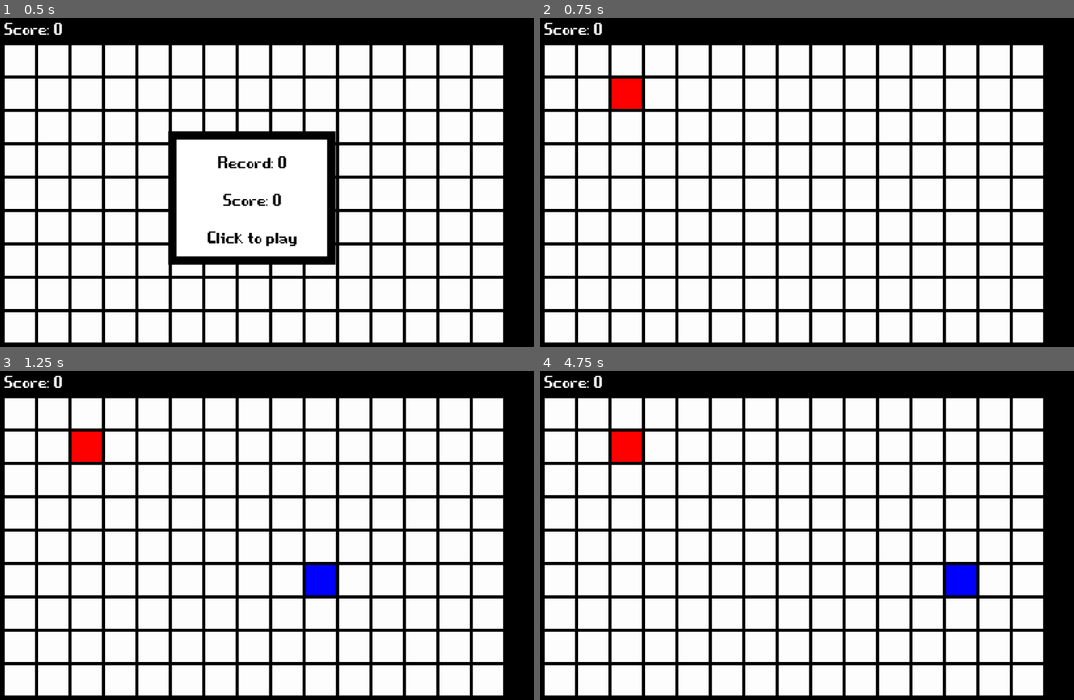
Above: before the commit, frames 1-4 (two rows, left to right).
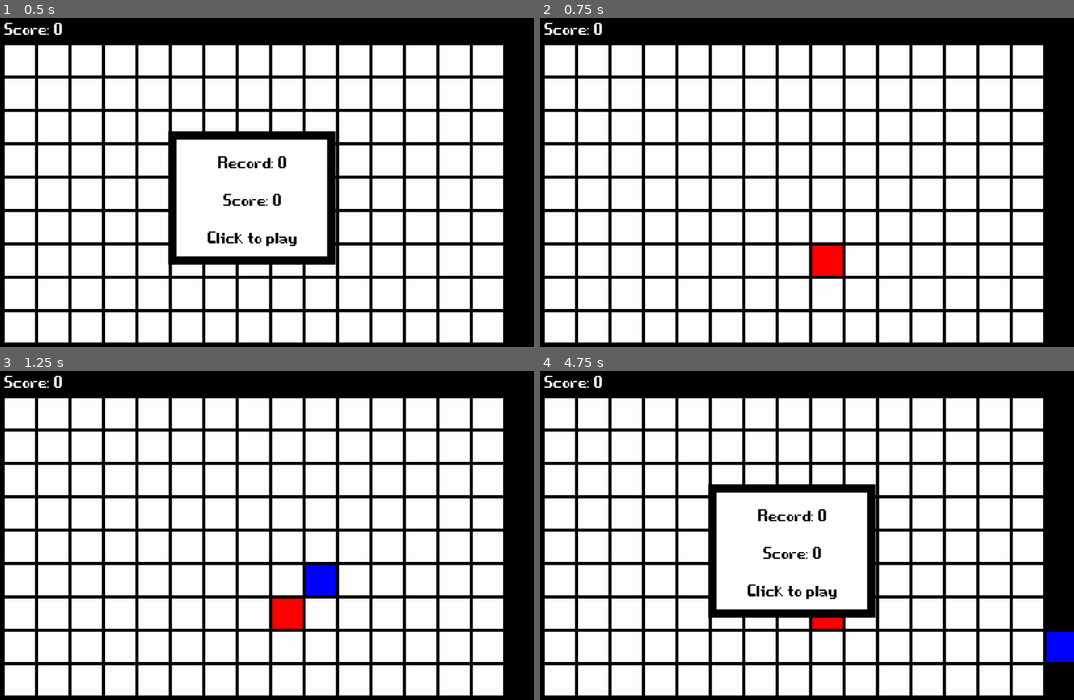
Above: after the commit, the same moments.

Repository: dqdthanhthanh/snake_pixel_game
Game: Godot game, scene res://scene/main_game.tscn
Two runs of this game, one before a commit and one after it. Both use one fixed random seed, a clock stepped at 60 frames per second and the inputs below. Before the commit the project starts from res://main_game.tscn.
Inputs:
- Up to frame 1 (0.5 s): no input
- Up to frame 2 (0.75 s): click "Record: 0" at 0.5 s
- Up to frame 3 (1.25 s): no input
- Up to frame 4 (4.75 s): tap Enter at 1.25 s; hold Right (ui_right) 1.28-2.03 s; hold Down (ui_down) 2.03-2.78 s; hold Right (ui_right) 2.78-3.53 s; hold Up (ui_up) 3.53-4.28 s; hold Left (ui_left) from 4.28 s (still down)

Frame 1 is identical in both runs. In frame 2, 1.1% of the frame differs, in the area x 13-57%, y 18-79%; in frame 3, 1.1%; in frame 4, 6.9%, in the area x 13-100%, y 18-89%.
Error before the commit: Parse Error: Class "Data" hides a global script class. (res://data.gd:1)

Commit message:
add sound effect, add folder

Diff:
--- a/project.godot
+++ b/project.godot
@@ -11,7 +11,7 @@
 [application]
 
 config/name="Snake Game"
-run/main_scene="res://main_game.tscn"
+run/main_scene="res://scene/main_game.tscn"
 config/features=PackedStringArray("4.2", "Mobile")
 config/icon="res://snake_pixel_game_icon.png"
 
@@ -22,6 +22,41 @@
 window/stretch/mode="viewport"
 window/handheld/orientation=4
 
+[input]
+
+ui_left={
+"deadzone": 0.5,
+"events": [Object(InputEventKey,"resource_local_to_scene":false,"resource_name":"","device":0,"window_id":0,"alt_pressed":false,"shift_pressed":false,"ctrl_pressed":false,"meta_pressed":false,"pressed":false,"keycode":4194319,"physical_keycode":0,"key_label":0,"unicode":0,"echo":false,"script":null)
+, Object(InputEventJoypadButton,"resource_local_to_scene":false,"resource_name":"","device":0,"button_index":13,"pressure":0.0,"pressed":false,"script":null)
+, Object(InputEventJoypadMotion,"resource_local_to_scene":false,"resource_name":"","device":0,"axis":0,"axis_value":-1.0,"script":null)
+, Object(InputEventKey,"resource_local_to_scene":false,"resource_name":"","device":-1,"window_id":0,"alt_pressed":false,"shift_pressed":false,"ctrl_pressed":false,"meta_pressed":false,"pressed":false,"keycode":0,"physical_keycode":65,"key_label":0,"unicode":97,"echo":false,"script":null)
+]
+}
+ui_right={
+"deadzone": 0.5,
+"events": [Object(InputEventKey,"resource_local_to_scene":false,"resource_name":"","device":0,"window_id":0,"alt_pressed":false,"shift_pressed":false,"ctrl_pressed":false,"meta_pressed":false,"pressed":false,"keycode":4194321,"physical_keycode":0,"key_label":0,"unicode":0,"echo":false,"script":null)
+, Object(InputEventJoypadButton,"resource_local_to_scene":false,"resource_name":"","device":0,"button_index":14,"pressure":0.0,"pressed":false,"script":null)
+, Object(InputEventJoypadMotion,"resource_local_to_scene":false,"resource_name":"","device":0,"axis":0,"axis_value":1.0,"script":null)
+, Object(InputEventKey,"resource_local_to_scene":false,"resource_name":"","device":-1,"window_id":0,"alt_pressed":false,"shift_pressed":false,"ctrl_pressed":false,"meta_pressed":false,"pressed":false,"keycode":0,"physical_keycode":68,"key_label":0,"unicode":100,"echo":false,"script":null)
+]
+}
+ui_up={
+"deadzone": 0.5,
+"events": [Object(InputEventKey,"resource_local_to_scene":false,"resource_name":"","device":0,"window_id":0,"alt_pressed":false,"shift_pressed":false,"ctrl_pressed":false,"meta_pressed":false,"pressed":false,"keycode":4194320,"physical_keycode":0,"key_label":0,"unicode":0,"echo":false,"script":null)
+, Object(InputEventJoypadButton,"resource_local_to_scene":false,"resource_name":"","device":0,"button_index":11,"pressure":0.0,"pressed":false,"script":null)
+, Object(InputEventJoypadMotion,"resource_local_to_scene":false,"resource_name":"","device":0,"axis":1,"axis_value":-1.0,"script":null)
+, Object(InputEventKey,"resource_local_to_scene":false,"resource_name":"","device":-1,"window_id":0,"alt_pressed":false,"shift_pressed":false,"ctrl_pressed":false,"meta_pressed":false,"pressed":false,"keycode":0,"physical_keycode":87,"key_label":0,"unicode":119,"echo":false,"script":null)
+]
+}
+ui_down={
+"deadzone": 0.5,
+"events": [Object(InputEventKey,"resource_local_to_scene":false,"resource_name":"","device":0,"window_id":0,"alt_pressed":false,"shift_pressed":false,"ctrl_pressed":false,"meta_pressed":false,"pressed":false,"keycode":4194322,"physical_keycode":0,"key_label":0,"unicode":0,"echo":false,"script":null)
+, Object(InputEventJoypadButton,"resource_local_to_scene":false,"resource_name":"","device":0,"button_index":12,"pressure":0.0,"pressed":false,"script":null)
+, Object(InputEventJoypadMotion,"resource_local_to_scene":false,"resource_name":"","device":0,"axis":1,"axis_value":1.0,"script":null)
+, Object(InputEventKey,"resource_local_to_scene":false,"resource_name":"","device":-1,"window_id":0,"alt_pressed":false,"shift_pressed":false,"ctrl_pressed":false,"meta_pressed":false,"pressed":false,"keycode":0,"physical_keycode":83,"key_label":0,"unicode":115,"echo":false,"script":null)
+]
+}
+
 [rendering]
 
 renderer/rendering_method="mobile"
--- a/main_game.tscn
+++ b/scene/main_game.tscn
@@ -1,10 +1,14 @@
-[gd_scene load_steps=8 format=3 uid="uid://c3fnpugnvmh60"]
+[gd_scene load_steps=12 format=3 uid="uid://c3fnpugnvmh60"]
 
-[ext_resource type="Script" path="res://main_game.gd" id="1_wbjgo"]
-[ext_resource type="Texture2D" uid="uid://bobthp6gd5e4t" path="res://white_square.png" id="2_ubevi"]
-[ext_resource type="PackedScene" uid="uid://dqjmumsv02kpn" path="res://pixel.tscn" id="3_j77nn"]
-[ext_resource type="FontFile" uid="uid://cfnbrw8sdu01e" path="res://game_over.ttf" id="4_oc6gi"]
-[ext_resource type="Script" path="res://data.gd" id="5_pcp5l"]
+[ext_resource type="Script" path="res://script/main_game.gd" id="1_wbjgo"]
+[ext_resource type="Texture2D" uid="uid://bobthp6gd5e4t" path="res://2d/white_square.png" id="2_ubevi"]
+[ext_resource type="PackedScene" uid="uid://dqjmumsv02kpn" path="res://scene/pixel.tscn" id="3_j77nn"]
+[ext_resource type="FontFile" uid="uid://cfnbrw8sdu01e" path="res://font/game_over.ttf" id="4_oc6gi"]
+[ext_resource type="Script" path="res://script/data.gd" id="5_pcp5l"]
+[ext_resource type="AudioStream" uid="uid://c3fkj8h3iwe3m" path="res://sound/food.mp3" id="6_8c428"]
+[ext_resource type="AudioStream" uid="uid://d1jufhxguxi2x" path="res://sound/gameover.mp3" id="7_iay04"]
+[ext_resource type="AudioStream" uid="uid://bbda5fxaoca2h" path="res://sound/move.mp3" id="8_ufcu2"]
+[ext_resource type="AudioStream" uid="uid://ci3alwckohnc2" path="res://sound/button_click.mp3" id="9_2nage"]
 
 [sub_resource type="StyleBoxFlat" id="StyleBoxFlat_thllg"]
 bg_color = Color(1, 1, 1, 1)
@@ -22,7 +26,7 @@
 border_width_bottom = 16
 border_color = Color(0, 0, 0, 1)
 
-[node name="MainGame" type="Control" node_paths=PackedStringArray("btn_new_game", "score_label", "high_score_label", "your_score_label", "data")]
+[node name="MainGame" type="Control" node_paths=PackedStringArray("btn_new_game", "score_label", "high_score_label", "your_score_label", "input_sfx", "eat_sfx", "end_sfx", "move_sfx", "data")]
 layout_mode = 3
 anchors_preset = 15
 anchor_right = 1.0
@@ -34,6 +38,10 @@
 score_label = NodePath("ScoreLabel")
 high_score_label = NodePath("ButtonNewGame/HighScoreLabel")
 your_score_label = NodePath("ButtonNewGame/YourScore")
+input_sfx = NodePath("Sounds/InputSFX")
+eat_sfx = NodePath("Sounds/EatSFX")
+end_sfx = NodePath("Sounds/EndSFX")
+move_sfx = NodePath("Sounds/MoveSFX")
 data = NodePath("Data")
 pixel_ins = ExtResource("3_j77nn")
 
@@ -142,3 +150,17 @@
 
 [node name="Data" type="Node" parent="."]
 script = ExtResource("5_pcp5l")
+
+[node name="Sounds" type="Node" parent="."]
+
+[node name="EatSFX" type="AudioStreamPlayer" parent="Sounds"]
+stream = ExtResource("6_8c428")
+
+[node name="EndSFX" type="AudioStreamPlayer" parent="Sounds"]
+stream = ExtResource("7_iay04")
+
+[node name="MoveSFX" type="AudioStreamPlayer" parent="Sounds"]
+stream = ExtResource("8_ufcu2")
+
+[node name="InputSFX" type="AudioStreamPlayer" parent="Sounds"]
+stream = ExtResource("9_2nage")
--- a/pixel.tscn
+++ b/scene/pixel.tscn
@@ -1,6 +1,6 @@
 [gd_scene load_steps=2 format=3 uid="uid://dqjmumsv02kpn"]
 
-[ext_resource type="Texture2D" uid="uid://bobthp6gd5e4t" path="res://white_square.png" id="1_0y16w"]
+[ext_resource type="Texture2D" uid="uid://bobthp6gd5e4t" path="res://2d/white_square.png" id="1_0y16w"]
 
 [node name="Sprite2D" type="Sprite2D"]
 position = Vector2(32, 32)
--- a/main_game.gd
+++ b/script/main_game.gd
@@ -9,6 +9,11 @@
 @export var score_label:Label
 @export var high_score_label:Label
 @export var your_score_label:Label
+# am thanh
+@export var input_sfx:AudioStreamPlayer
+@export var eat_sfx:AudioStreamPlayer
+@export var end_sfx:AudioStreamPlayer
+@export var move_sfx:AudioStreamPlayer
 # du lieu game: xem trong script data
 @export var data:Node
 # pixel scene
@@ -16,6 +21,8 @@
 
 # kiem tra game ket thuc hay chua
 var game_end:bool = true
+# kiem tra game pase hay ko
+var game_pause:bool = false
 # kiem tra nut duoc nhan: 0 len, 1 xuong, 2 trai, 3 phai
 var key_input:int = 3
 # thoi gian de ran di chuyen: time += delta cho den khi time = snake_speed thi ran di chuyen
@@ -29,8 +36,8 @@
 var board:Array
 # lua tru cac diem pixel
 var pixel_board:Array
-# diem ran co the an
-var point:Sprite2D
+# thuc an ran co the an
+var food:Sprite2D
 # ran
 var snake:Sprite2D
 # chieu dai cua ran, diem an duoc = snake_size - 1
@@ -104,7 +111,6 @@
 func on_new_game():
 	# reset value
 	time = 0
-	key_input = 3
 	snake_speed = 0.3
 	snake_size = 1
 	snake_body = []
@@ -121,11 +127,12 @@
 	# create all object
 	create_wall()
 	create_snake()
-	create_point()
+	create_food()
 	signal_score_add.emit()
 
 	# create new game
 	game_end = false
+	game_pause = game_end
 	btn_new_game.hide()
 
 # khi game ket thuc: ran dam vao tuong, dam vao chinh no
@@ -133,7 +140,9 @@
 	prints("")
 	prints("Game End")
 	prints("")
+	end_sfx.play()
 	game_end = true
+	game_pause = game_end
 	await get_tree().create_timer(1,false).timeout
 	btn_new_game.show()
 
@@ -164,23 +173,23 @@
 	prints("Create Snake____",snake_body[0])
 	prints("")
 
-# tao ra diem, khac voi vi tri cua ran, dong thoi tang toc do cua ran sau moi diem an duoc
-func create_point():
-	var ok_point:Array
+# tao ra thuc an, khac voi vi tri cua ran, dong thoi tang toc do cua ran sau moi diem an duoc
+func create_food():
+	var ok_foods:Array
 	for child in $Board.get_children():
 		if child.modulate == Color(1,1,1,1):
-			ok_point.append(child)
-	point = ok_point.pick_random()
-	point.modulate = point_color
-	ok_point.clear()
+			ok_foods.append(child)
+	food = ok_foods.pick_random()
+	food.modulate = point_color
+	ok_foods.clear()
 	snake_speed = snake_speed/100.0*98.0
 	prints("")
-	prints("Create Point____",point)
+	prints("Create Food____",food)
 	prints("New Speed", snake_speed)
 	prints("")
 
-# xu ly cac phim duoc nhan: di chuyen ran
-func _input(event):
+# xu ly cac phim duoc nhan de di chuyen ran
+func _unhandled_key_input(event):
 	if Input.is_action_pressed("ui_up"):
 		signal_key_changed.emit(0)
 	elif Input.is_action_pressed("ui_down"):
@@ -190,8 +199,24 @@
 	elif Input.is_action_pressed("ui_right"):
 		signal_key_changed.emit(3)
 
+# xu ly phim menu
+func _input(event):
+	# new game
+	if event.is_pressed() and game_end == true and btn_new_game.visible == true:
+		game_end = false
+		on_new_game()
+	# pause game
+	elif Input.is_key_label_pressed(KEY_ESCAPE) and game_end == false:
+		if game_pause == false:
+			game_pause = true
+			btn_new_game.visible = game_pause
+		else:
+			game_pause = false
+			btn_new_game.visible = game_pause
+
 # khi co phim duoc nhan
 func on_key_changed(key:int):
+	input_sfx.play()
 	# chi xu ly khi nhan phim khac
 	if key != key_input:
 		if snake_body.size() > 1:
@@ -240,6 +265,7 @@
 
 # khi ran an: them 1 phan bo phan cho ran, tao 1 diem moi tren map
 func on_snale_eat():
+	eat_sfx.play()
 	# vi tri bo phan them vao
 	var s:int = 1
 	var body_x:int = pixel_x
@@ -271,7 +297,7 @@
 	snake_body.append(snake_end_body)
 	temp_snake_body.append(snake_body[0])
 	# tao 1 diem moi tren map
-	create_point()
+	create_food()
 	prints("")
 	prints("Snake Eat",snake_body,temp_snake_body)
 	prints("")
@@ -297,11 +323,12 @@
 # xu ly ran di chuyen
 func _process(delta):
 	# chi hoat dong khi game dang chay: game_end = false
-	if game_end == false:
+	if game_end == false and game_pause == false:
 		# thoi gian de ran di chuyen: time += delta cho den khi time >= snake_speed thi ran di chuyen
 		time += delta
 		# ran di chuyen
 		if time >= snake_speed:
+			move_sfx.play()
 			# tim vi tri dau moi cua ran sau khi di chuyen
 			# dua vao phim duoc nhan moi nhan
 			match key_input:
Renamed: white_square.png -> 2d/white_square.png
Not shown, changed: 2d/white_square.png.import
Renamed: game_over.ttf -> font/game_over.ttf
Not shown, changed: font/game_over.ttf.import
Renamed: Data.gd -> script/data.gd
Not shown, added: sound/button_click.mp3.import
Not shown, added: sound/food.mp3.import
Not shown, added: sound/gameover.mp3.import
Not shown, added: sound/move.mp3.import
Not shown, added: sound/button_click.mp3
Not shown, added: sound/food.mp3
Not shown, added: sound/gameover.mp3
(and 1 more such lines)
